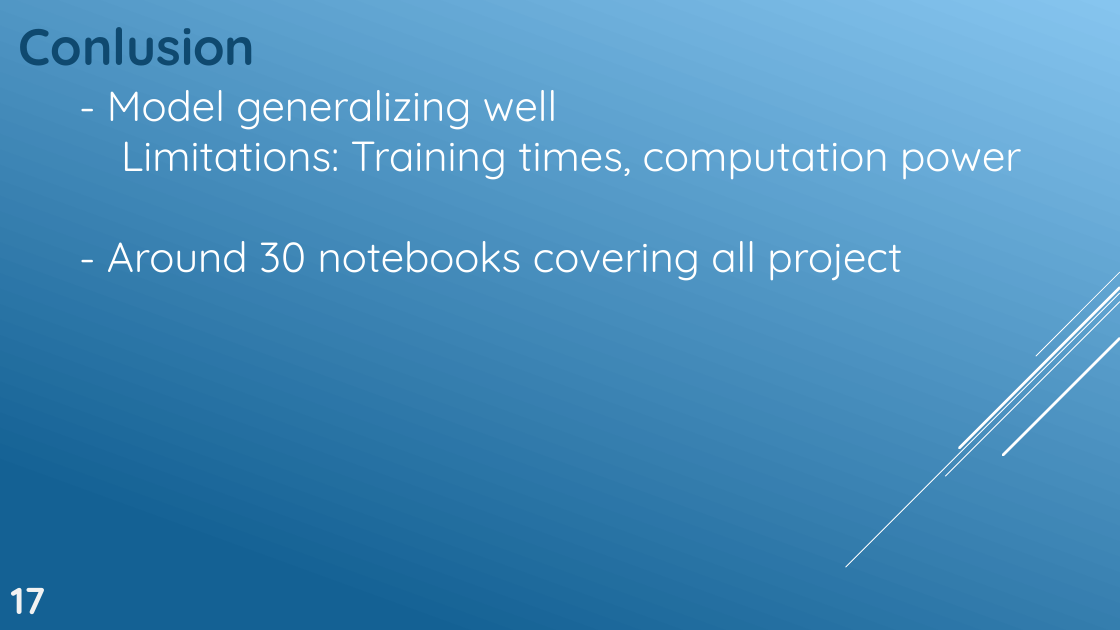
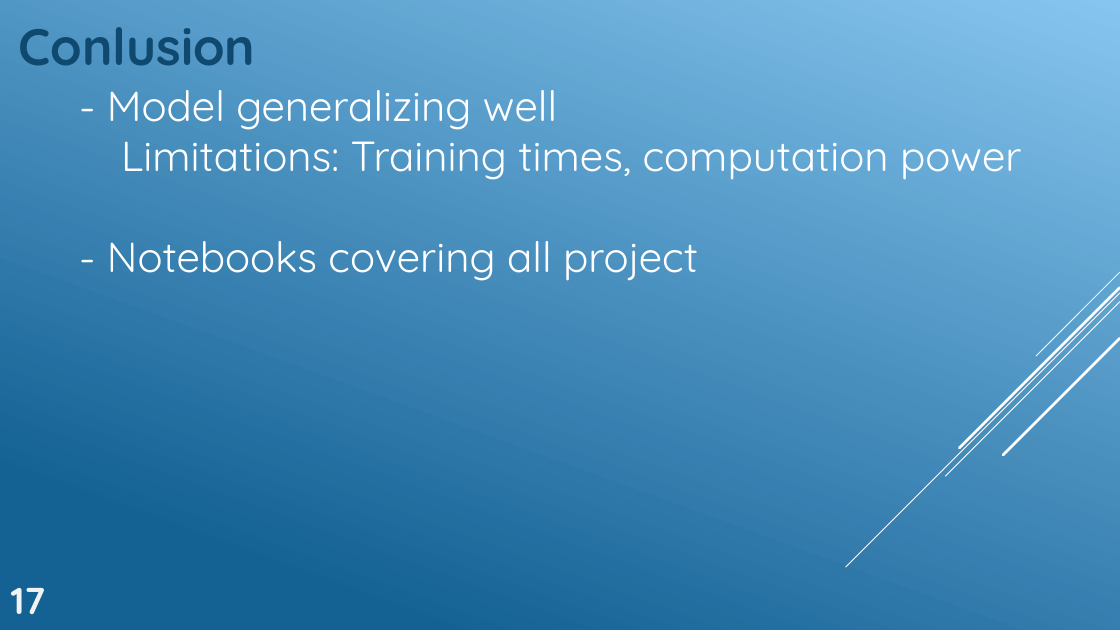
Before and after one commit to GeckSpy/IPdf2Latex, a slide deck: slide 27 of Presentation/Final presentation anim.pptx (slide 28 before the commit). Drawn at 1120x630 pixels with LibreOffice and Linux fonts; fonts in the diff are those of the drawing. Boxes give left, top, right and bottom in pixels: in the first picture for what was removed or moved away, otherwise in the second. Text is boxed around its words. In the diff, an @@ line names an element or a change of style, - is before the commit and + after.

```diff
--- a/Presentation/Final presentation anim.pptx
+++ b/Presentation/Final presentation anim.pptx
@@ text at (x1=107, y1=241, x2=698, y2=281): text changed @@
-- Around 30 notebooks covering all project
+- Notebooks covering all project
```
Also in this commit, not shown: 8 other slides changed, 4 slides added, 2 slides removed, 2 other files.
